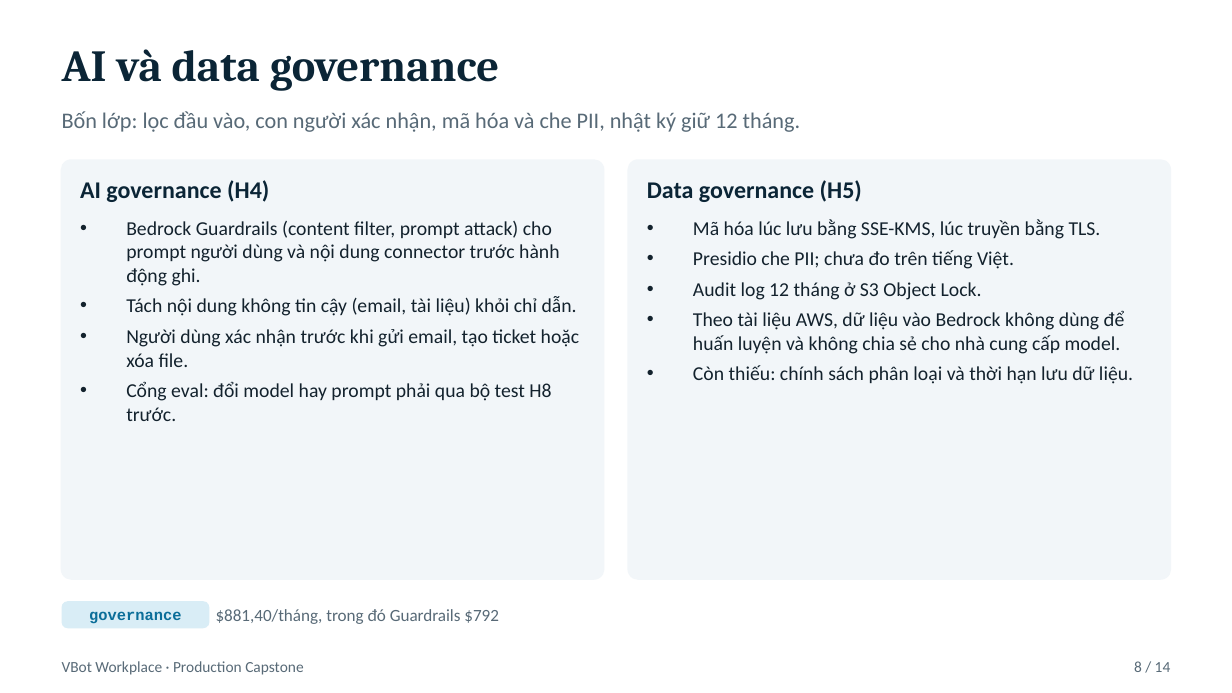
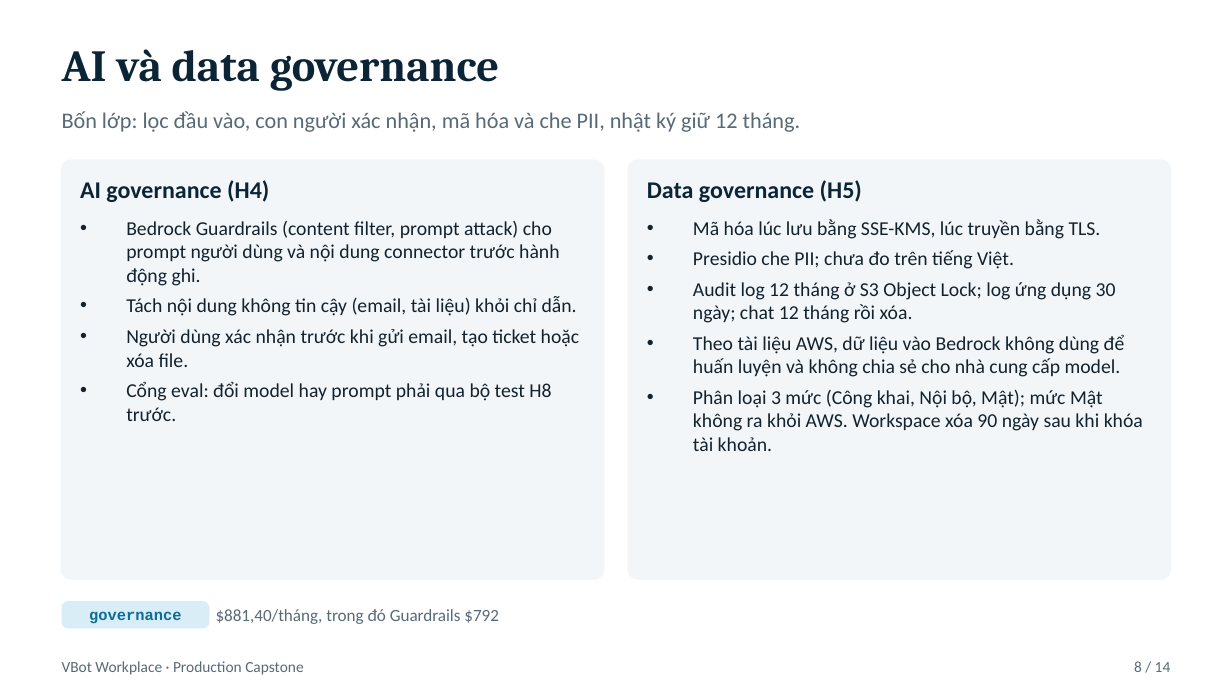
Before and after one commit to TuTune04/K4-Track2-Day28-TTL, a slide deck: slide 9 of submit/VBot_slide.pptx. Drawn at 1232x693 pixels with LibreOffice and Linux fonts; fonts in the diff are those of the drawing. Boxes give left, top, right and bottom in pixels: in the first picture for what was removed or moved away, otherwise in the second. Text is boxed around its words. In the diff, an @@ line names an element or a change of style, - is before the commit and + after.

```diff
--- a/submit/VBot_slide.pptx
+++ b/submit/VBot_slide.pptx
@@ text at (693, 282, 1116, 323): text changed @@
-• Audit log 12 tháng ở S3 Object Lock.
+• Audit log 12 tháng ở S3 Object Lock; log ứng dụng 30 ngày; chat 12 tháng rồi xóa.
@@ text at (693, 390, 1143, 451): text changed @@
-• Còn thiếu: chính sách phân loại và thời hạn lưu dữ liệu.
+• Phân loại 3 mức (Công khai, Nội bộ, Mật); mức Mật không ra khỏi AWS. Workspace xóa 90 ngày sau khi khóa tài khoản.
```
Also in this commit, not shown: 10 other slides changed, 10 other files.
